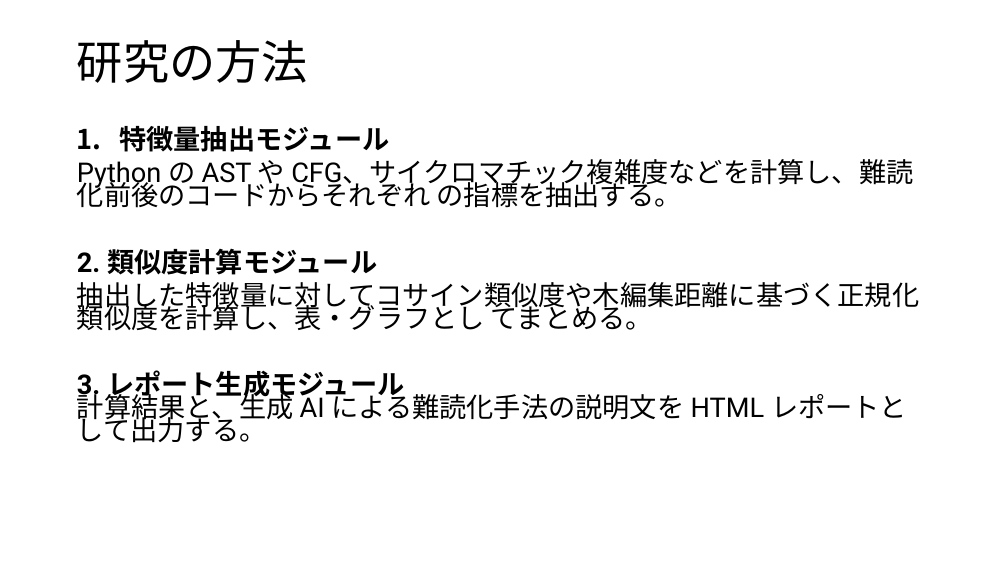
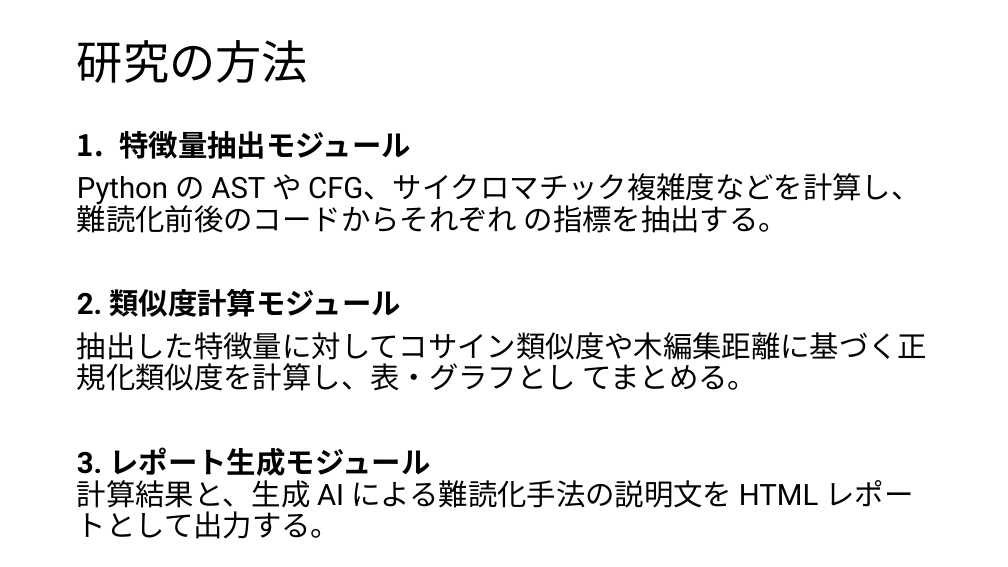
Before and after one commit to tamadalab/2025bthesis_kondo, a slide deck: slide 10 of prezentation.pptx (slide 9 before the commit). Drawn at 1008x567 pixels with LibreOffice and Linux fonts; fonts in the diff are those of the drawing. Boxes give left, top, right and bottom in pixels: in the first picture for what was removed or moved away, otherwise in the second. Text is boxed around its words. In the diff, an @@ line names an element or a change of style, - is before the commit and + after.

```diff
--- a/prezentation.pptx
+++ b/prezentation.pptx
@@ text "特徴量抽出モジュール" at (x1=77, y1=131, x2=928, y2=539): size 25.9 to 28 pt; line spacing 0.7 to 0.9 @@
```
Also in this commit, not shown: 8 other slides changed, 11 slides added, 1 slide removed.
